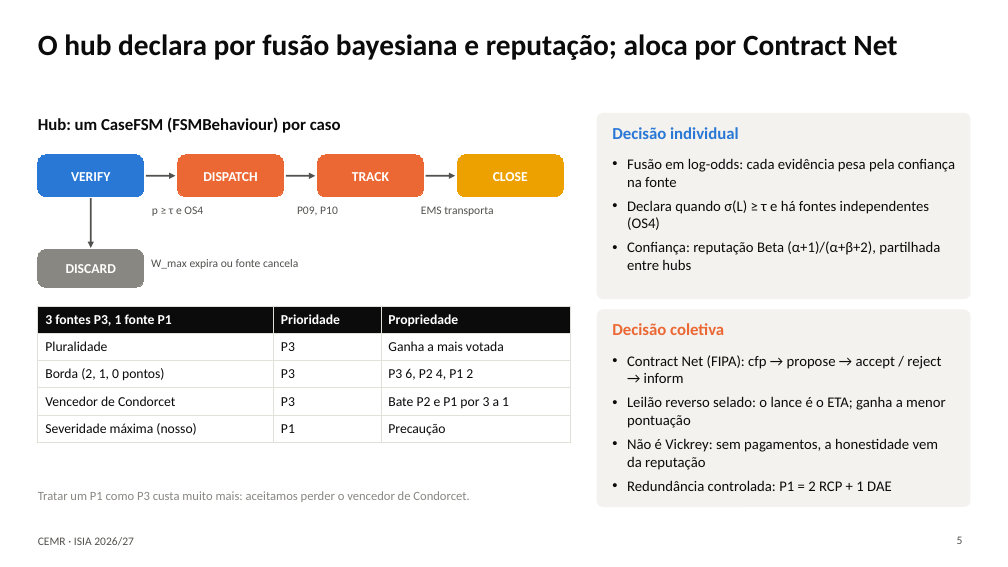
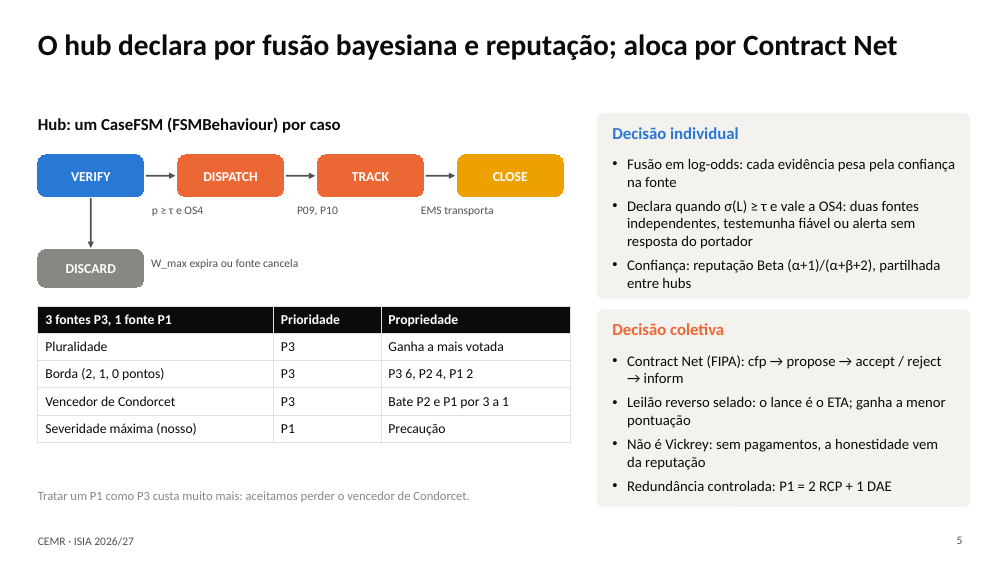
Before and after one commit to rodrigoilde/fcup-isia, a slide deck: slide 5 of slides/apresentacao.pptx. Drawn at 1008x567 pixels with LibreOffice and Linux fonts; fonts in the diff are those of the drawing. Boxes give left, top, right and bottom in pixels: in the first picture for what was removed or moved away, otherwise in the second. Text is boxed around its words. In the diff, an @@ line names an element or a change of style, - is before the commit and + after.

```diff
--- a/slides/apresentacao.pptx
+++ b/slides/apresentacao.pptx
@@ text at (x1=627, y1=200, x2=919, y2=249): text changed @@
-• Declara quando σ(L) ≥ τ e há fontes independentes (OS4)
+• Declara quando σ(L) ≥ τ e vale a OS4: duas fontes independentes, testemunha fiável ou alerta sem resposta do portador
```
Also in this commit, not shown: 2 other slides changed.
